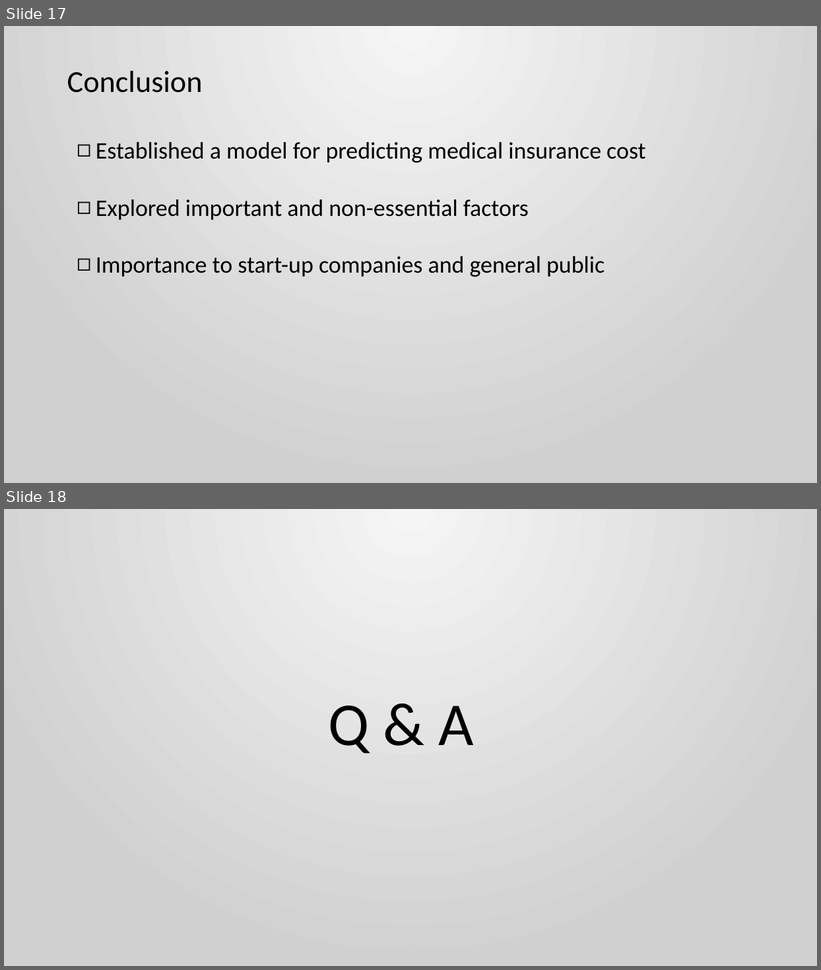
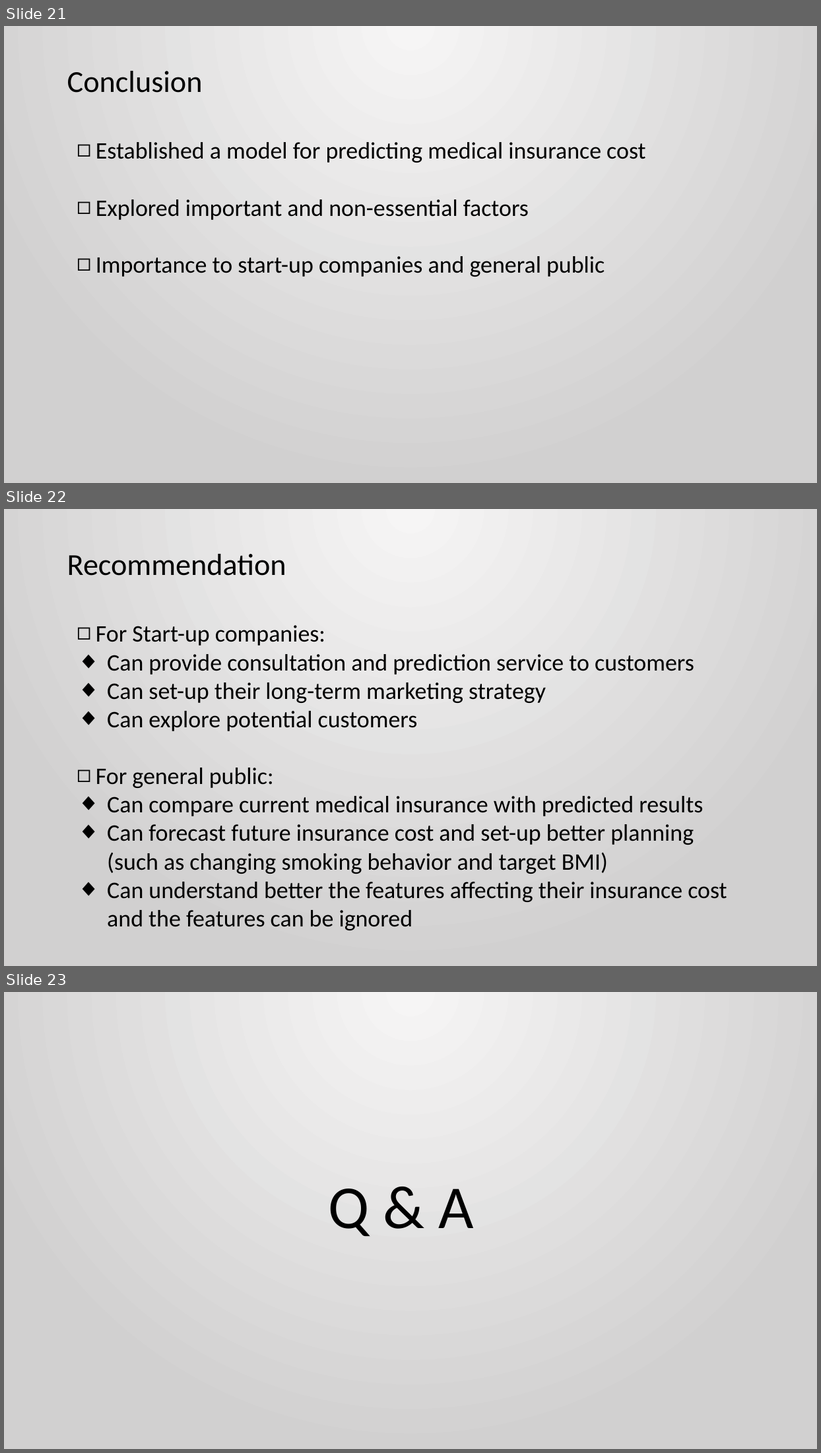
Before and after one commit to ronald55699/Capstone-2, a slide deck: Report/Capstone 2 Presentation.pptx. Shown one above the other, each under a label of ours: slides 17 and 18 before the commit, slides 21, 22 and 23 after it. The pictures are 821x970 and 821x1453 pixels, drawn with LibreOffice and Linux fonts; fonts in the diff are those of the drawing. Boxes give left, top, right and bottom in pixels: in the first picture for what was removed or moved away, otherwise in the second. Text is boxed around its words. In the diff, an @@ line names an element or a change of style, - is before the commit and + after.

```diff
--- a/Report/Capstone 2 Presentation.pptx
+++ b/Report/Capstone 2 Presentation.pptx
@@ slide 22 added at box(4, 509, 817, 966), background gradient #F6F6F6 to #D2D1D1 @@
@@ text added at box(67, 554, 286, 576), 36 pt, text #000000 @@
+Recommendation
@@ text added at box(96, 625, 727, 931), 28 pt, text #000000 @@
+◻ For Start-up companies:
+◆ Can provide consultation and prediction service to customers
+◆ Can set-up their long-term marketing strategy
+◆ Can explore potential customers
+◻ For general public:
+◆ Can compare current medical insurance with predicted results
+◆ Can forecast future insurance cost and set-up better planning (such as changing smoking behavior and target BMI)
+◆ Can understand better the features affecting their insurance cost and the features can be ignored
@@ what was slide 17 is now slide 21 @@
@@ what was slide 18 is now slide 23 @@
```
Also in this commit, not shown: 4 slides changed, 4 other slides added, 1 other file.
